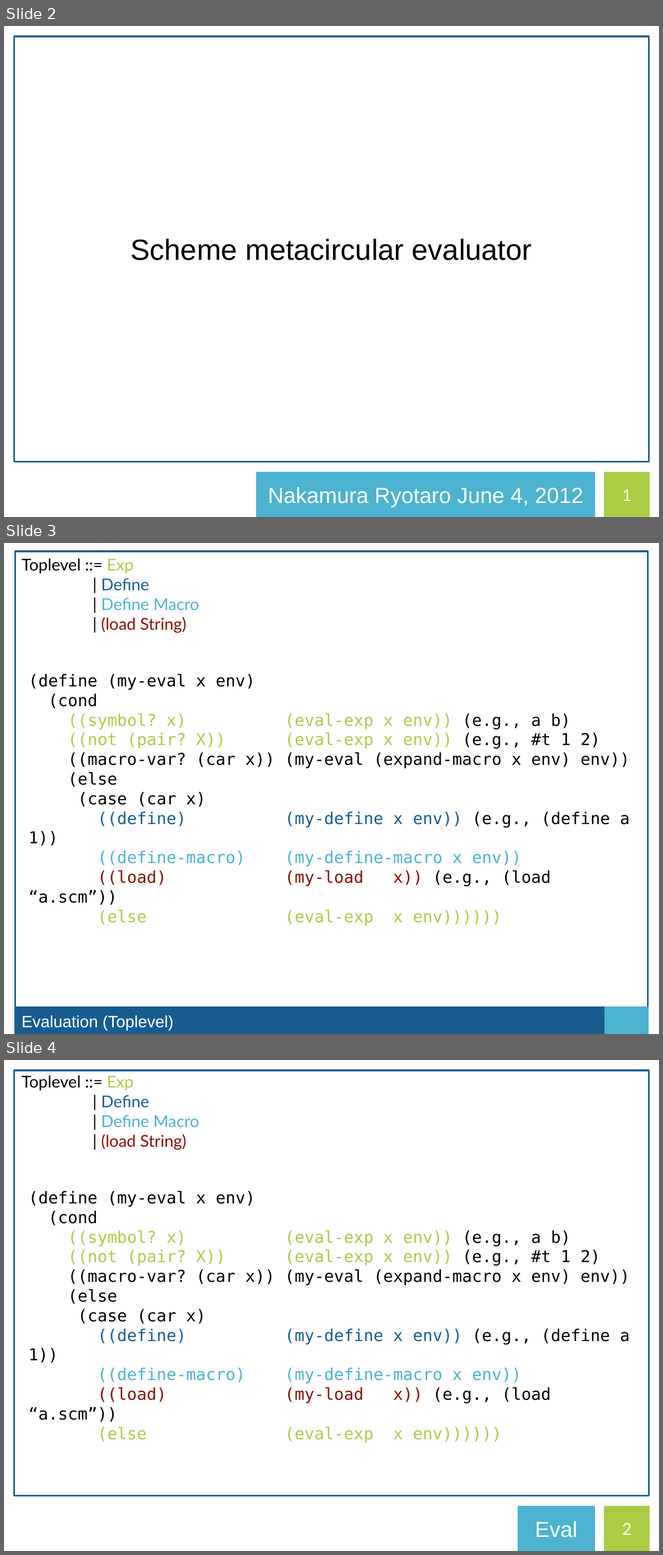
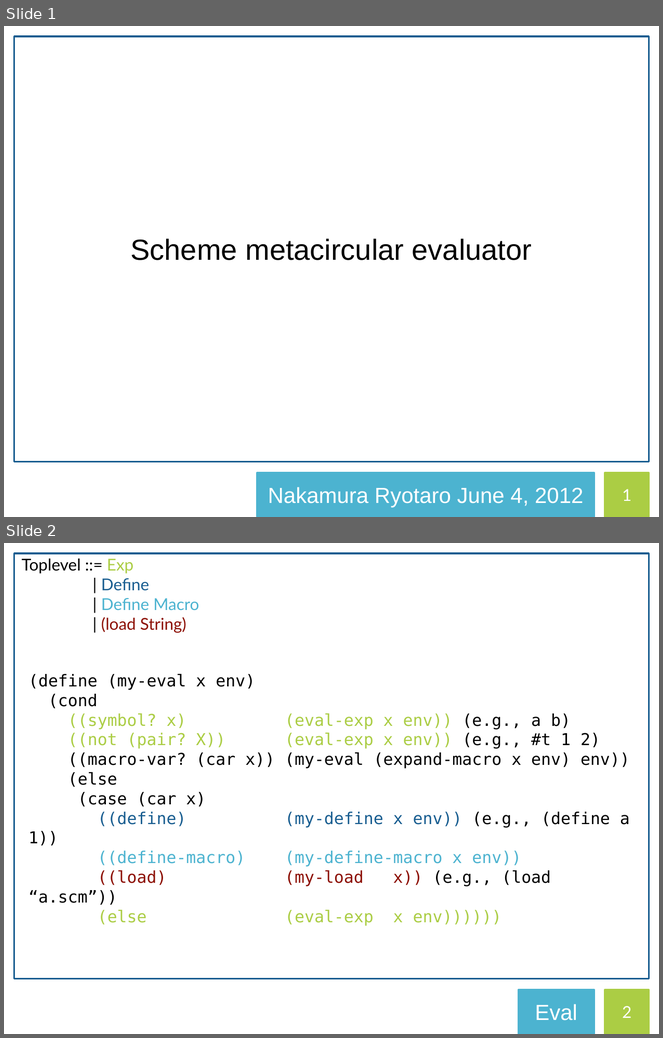
Before and after one commit to ryotaro612/scm, a slide deck: scm.pptx. Shown one above the other, each under a label of ours: slides 2, 3 and 4 before the commit, slides 1 and 2 after it. The pictures are 663x1555 and 663x1038 pixels, drawn with LibreOffice and Linux fonts; fonts in the diff are those of the drawing. Boxes give left, top, right and bottom in pixels: in the first picture for what was removed or moved away, otherwise in the second. Text is boxed around its words. In the diff, an @@ line names an element or a change of style, - is before the commit and + after.

```diff
--- a/scm.pptx
+++ b/scm.pptx
@@ slide 3 removed at <box>4,543,659,1034</box>, background #FFFFFF @@
@@ rectangle removed at <box>15,551,648,1008</box> @@
@@ text removed at <box>22,558,199,633</box> @@
-Toplevel ::= Exp
-| Define
-| Define Macro
-| (load String)
@@ text removed at <box>28,674,630,887</box> @@
-(define (my-eval x env)
-(cond
-((symbol? x) (eval-exp x env)) (e.g., a b)
-((not (pair? X)) (eval-exp x env)) (e.g., #t 1 2)
-((macro-var? (car x)) (my-eval (expand-macro x env) env))
-(else
-(case (car x)
-((define) (my-define x env)) (e.g., (define a 1))
-((define-macro) (my-define-macro x env))
-((load) (my-load x)) (e.g., (load “a.scm”))
-(else (eval-exp x env))))))
@@ rectangle removed at <box>15,1008,648,1034</box> @@
-Evaluation (Toplevel)
@@ rectangle removed at <box>606,1008,648,1034</box> @@
@@ what was slide 2 is now slide 1 @@
@@ what was slide 4 is now slide 2 @@
```
Also in this commit, not shown: 7 slides changed, 2 slides added, 3 other slides removed.
